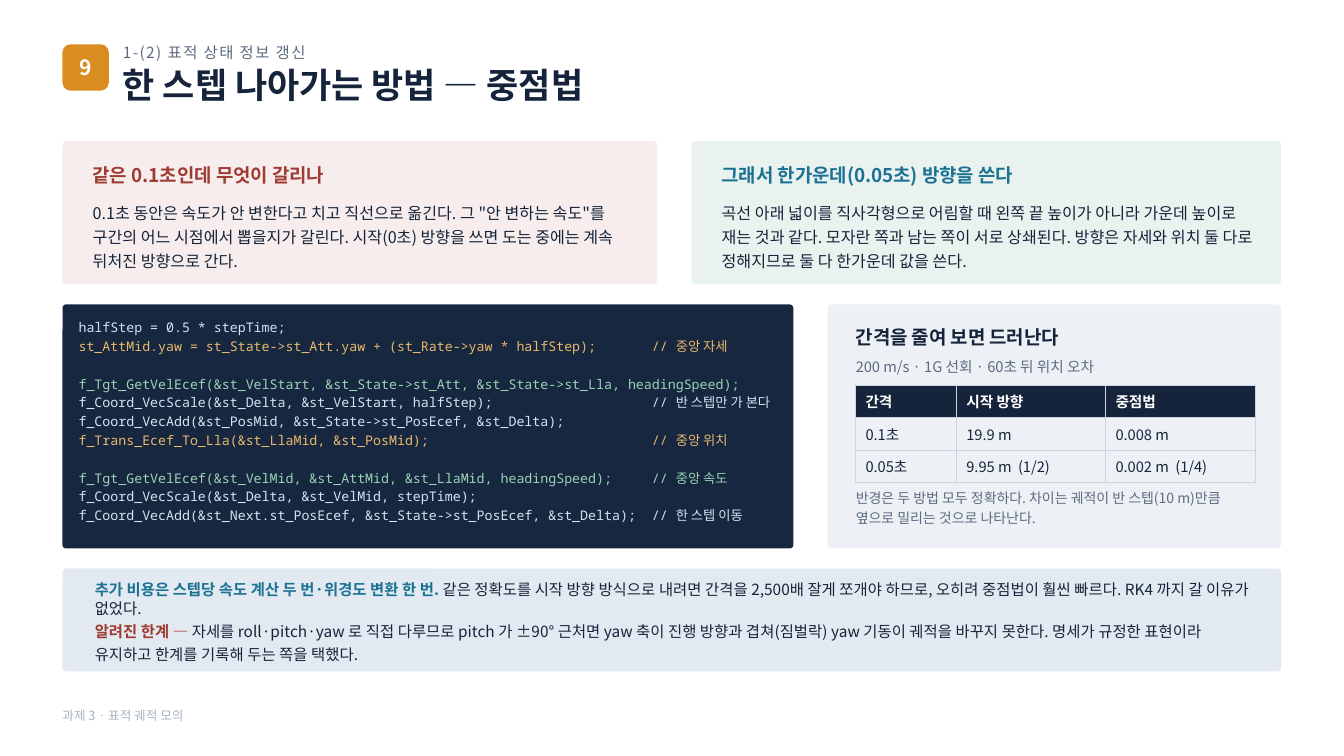
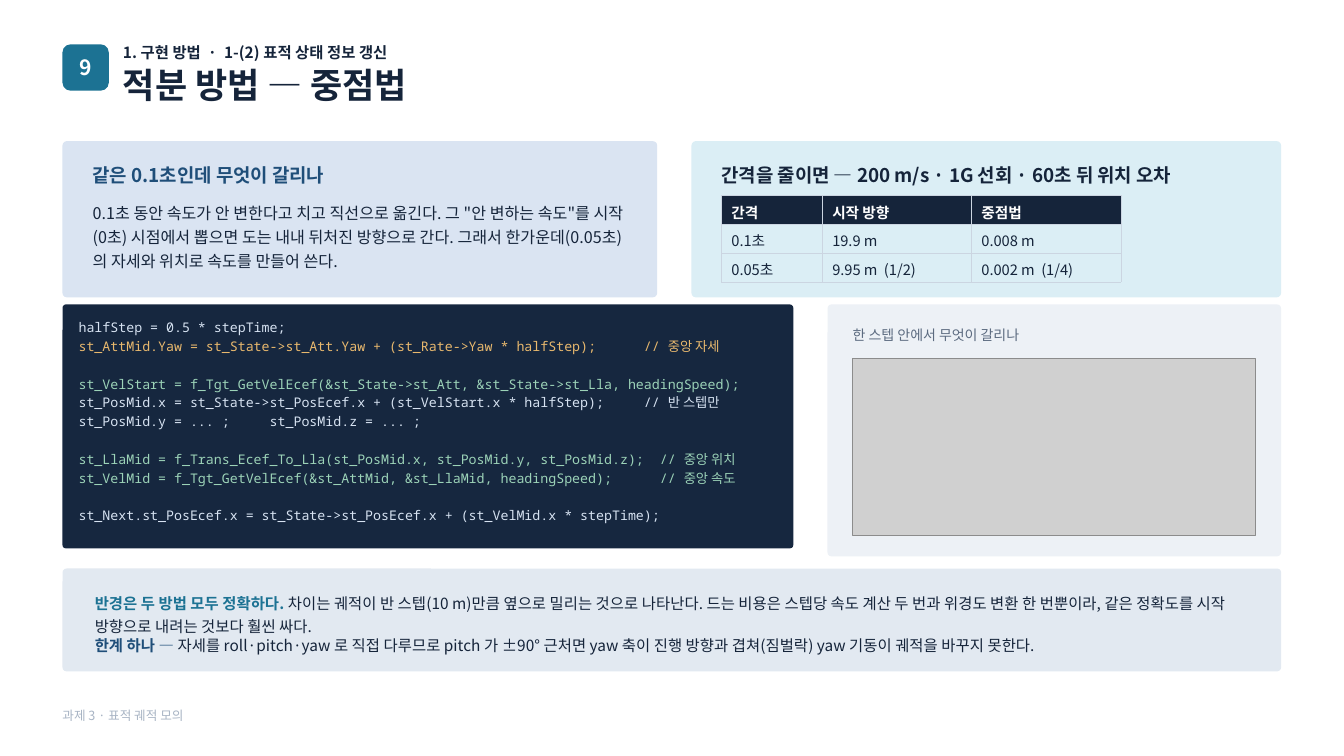
Before and after one commit to harley-hwan/radar-sw-study, a slide deck: slide 11 of Part3_TargetSim/ref/과제3_구현방법_시뮬레이션조건.pptx (slide 10 before the commit). Drawn at 1344x756 pixels with LibreOffice and Linux fonts; fonts in the diff are those of the drawing; grey boxes stand for pictures. Boxes give left, top, right and bottom in pixels: in the first picture for what was removed or moved away, otherwise in the second. Text is boxed around its words. In the diff, an @@ line names an element or a change of style, - is before the commit and + after.

```diff
--- a/Part3_TargetSim/ref/과제3_구현방법_시뮬레이션조건.pptx
+++ b/Part3_TargetSim/ref/과제3_구현방법_시뮬레이션조건.pptx
@@ rounded rectangle at bbox=[63, 44, 109, 91]: fill #D98C1F to #1C7293 @@
@@ text at bbox=[123, 45, 387, 61]: text changed; text colour #5C6B80 to #15243A; bold on @@
-1-(2) 표적 상태 정보 갱신
+1. 구현 방법 · 1-(2) 표적 상태 정보 갱신
@@ text at bbox=[123, 68, 406, 101]: text changed @@
-한 스텝 나아가는 방법 — 중점법
+적분 방법 — 중점법
@@ rounded rectangle: place and size @@
-rounded rectangle at bbox=[63, 141, 657, 284]
+rounded rectangle at bbox=[63, 141, 657, 297]
@@ rounded rectangle at bbox=[63, 141, 657, 297]: fill #F6EDEC to #DAE4F2 @@
@@ rounded rectangle: place and size @@
-rounded rectangle at bbox=[692, 141, 1281, 284]
+rounded rectangle at bbox=[692, 141, 1281, 297]
@@ rounded rectangle at bbox=[692, 141, 1281, 297]: fill #E9F2EF to #DBEEF5 @@
@@ text "같은 0.1초인데 무엇이 갈리나" at bbox=[93, 166, 324, 184]: text colour #9E3B32 to #1F4E79 @@
@@ text at bbox=[722, 166, 1172, 186]: text changed; size 10.5 to 13.5 pt; text colour #5C6B80 to #15243A; bold on @@
-200 m/s · 1G 선회 · 60초 뒤 위치 오차
+간격을 줄이면 — 200 m/s · 1G 선회 · 60초 뒤 위치 오차
@@ text removed at bbox=[722, 166, 1013, 186] @@
-그래서 한가운데(0.05초) 방향을 쓴다
@@ text at bbox=[93, 205, 624, 269]: text changed @@
-0.1초 동안은 속도가 안 변한다고 치고 직선으로 옮긴다. 그 "안 변하는 속도"를 구간의 어느 시점에서 뽑을지가 갈린다. 시작(0초) 방향을 쓰면 도는 중에는 계속 뒤처진 방향으로 간다.
+0.1초 동안 속도가 안 변한다고 치고 직선으로 옮긴다. 그 "안 변하는 속도"를 시작(0초) 시점에서 뽑으면 도는 내내 뒤처진 방향으로 간다. 그래서 한가운데(0.05초)의 자세와 위치로 속도를 만들어 쓴다.
@@ table: place and size @@
-table at bbox=[856, 385, 1255, 486]
+table at bbox=[722, 196, 1121, 288]
@@ text removed at bbox=[722, 205, 1253, 269] @@
-곡선 아래 넓이를 직사각형으로 어림할 때 왼쪽 끝 높이가 아니라 가운데 높이로 재는 것과 같다. 모자란 쪽과 남는 쪽이 서로 상쇄된다. 방향은 자세와 위치 둘 다로 정해지므로 둘 다 한가운데 값을 쓴다.
@@ rounded rectangle: place and size @@
-rounded rectangle at bbox=[828, 304, 1281, 548]
+rounded rectangle at bbox=[828, 304, 1281, 557]
@@ text added at bbox=[853, 328, 1020, 341], 10 pt, text #5C6B80 @@
+한 스텝 안에서 무엇이 갈리나
@@ text removed at bbox=[856, 328, 1059, 346] @@
-간격을 줄여 보면 드러난다
@@ text at bbox=[79, 340, 740, 523]: text changed; text colour #D7E3F2 to #9CD3B8 @@
-st_AttMid.yaw = st_State->st_Att.yaw + (st_Rate->yaw * halfStep); // 중앙 자세
-f_Tgt_GetVelEcef(&st_VelStart, &st_State->st_Att, &st_State->st_Lla, headingSpeed);
-f_Coord_VecScale(&st_Delta, &st_VelStart, halfStep); // 반 스텝만 가 본다
-f_Coord_VecAdd(&st_PosMid, &st_State->st_PosEcef, &st_Delta);
-f_Trans_Ecef_To_Lla(&st_LlaMid, &st_PosMid); // 중앙 위치
-f_Tgt_GetVelEcef(&st_VelMid, &st_AttMid, &st_LlaMid, headingSpeed); // 중앙 속도
-f_Coord_VecScale(&st_Delta, &st_VelMid, stepTime);
-f_Coord_VecAdd(&st_Next.st_PosEcef, &st_State->st_PosEcef, &st_Delta); // 한 스텝 이동
+st_AttMid.Yaw = st_State->st_Att.Yaw + (st_Rate->Yaw * halfStep); // 중앙 자세
+st_VelStart = f_Tgt_GetVelEcef(&st_State->st_Att, &st_State->st_Lla, headingSpeed);
+st_PosMid.x = st_State->st_PosEcef.x + (st_VelStart.x * halfStep); // 반 스텝만
+st_PosMid.y = ... ; st_PosMid.z = ... ;
+st_LlaMid = f_Trans_Ecef_To_Lla(st_PosMid.x, st_PosMid.y, st_PosMid.z); // 중앙 위치
+st_VelMid = f_Tgt_GetVelEcef(&st_AttMid, &st_LlaMid, headingSpeed); // 중앙 속도
+st_Next.st_PosEcef.x = st_State->st_PosEcef.x + (st_VelMid.x * stepTime);
@@ picture added at bbox=[853, 359, 1256, 535] @@
@@ text removed at bbox=[856, 491, 1220, 524] @@
-반경은 두 방법 모두 정확하다. 차이는 궤적이 반 스텝(10 m)만큼 옆으로 밀리는 것으로 나타난다.
@@ text at bbox=[95, 596, 1225, 655]: text changed @@
-추가 비용은 스텝당 속도 계산 두 번·위경도 변환 한 번. 같은 정확도를 시작 방향 방식으로 내려면 간격을 2,500배 잘게 쪼개야 하므로, 오히려 중점법이 훨씬 빠르다. RK4 까지 갈 이유가 없었다.
-알려진 한계 — 자세를 roll·pitch·yaw 로 직접 다루므로 pitch 가 ±90° 근처면 yaw 축이 진행 방향과 겹쳐(짐벌락) yaw 기동이 궤적을 바꾸지 못한다. 명세가 규정한 표현이라 유지하고 한계를 기록해 두는 쪽을 택했다.
+반경은 두 방법 모두 정확하다. 차이는 궤적이 반 스텝(10 m)만큼 옆으로 밀리는 것으로 나타난다. 드는 비용은 스텝당 속도 계산 두 번과 위경도 변환 한 번뿐이라, 같은 정확도를 시작 방향으로 내려는 것보다 훨씬 싸다.
+한계 하나 — 자세를 roll·pitch·yaw 로 직접 다루므로 pitch 가 ±90° 근처면 yaw 축이 진행 방향과 겹쳐(짐벌락) yaw 기동이 궤적을 바꾸지 못한다.
```
Also in this commit, not shown: 12 other slides changed, 4 slides added, 43 other files.
